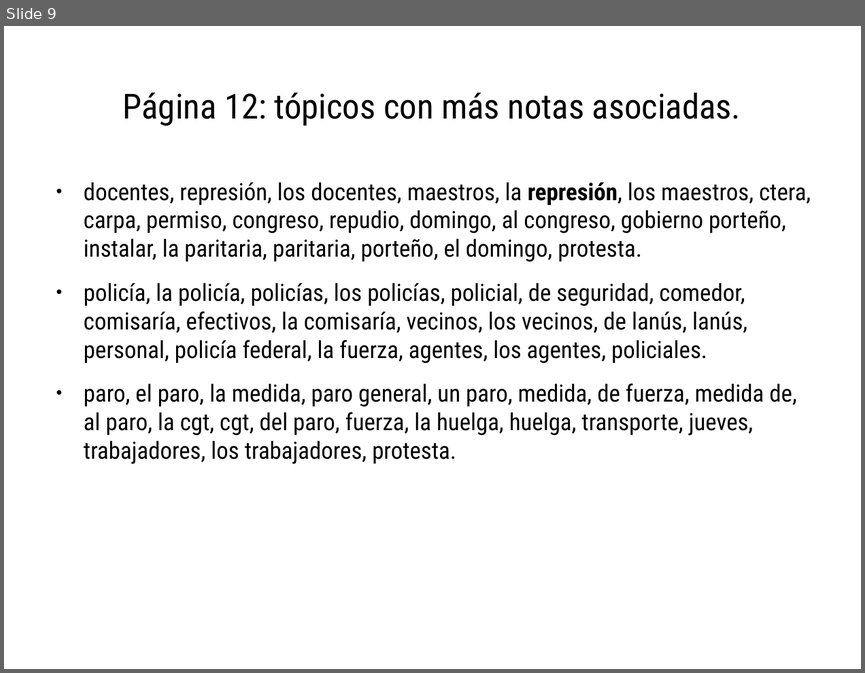
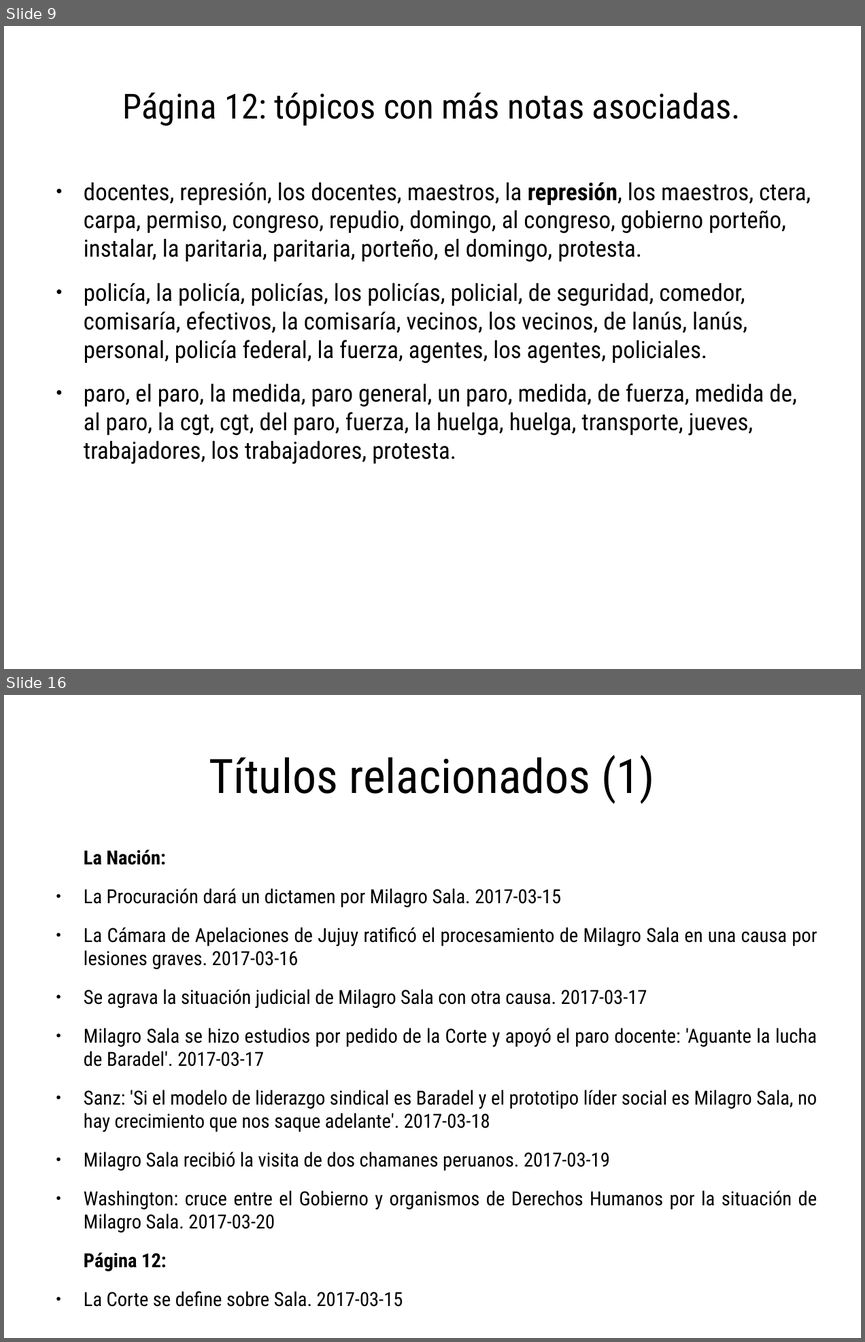
Before and after one commit to spinto88/Analisis_medios, a slide deck: Comparacion_agendas.odp. Shown one above the other, each under a label of ours: slide 9 before the commit, slides 9 and 16 after it; the slides between them are not shown. The pictures are 865x673 and 865x1342 pixels, drawn with LibreOffice and Linux fonts; fonts in the diff are those of the drawing. Boxes give left, top, right and bottom in pixels: in the first picture for what was removed or moved away, otherwise in the second. Text is boxed around its words. In the diff, an @@ line names an element or a change of style, - is before the commit and + after.

```diff
--- a/Comparacion_agendas.odp
+++ b/Comparacion_agendas.odp
@@ slide 16 added at (4,695,861,1338), background #FFFFFF @@
@@ title added at (209,755,654,804), 44 pt, text #000000 @@
+Títulos relacionados (1)
@@ text added at (84,849,817,1306), 18 pt, text #000000 @@
+La Nación:
+● La Procuración dará un dictamen por Milagro Sala. 2017-03-15
+● La Cámara de Apelaciones de Jujuy ratificó el procesamiento de Milagro Sala en una causa por lesiones graves. 2017-03-16
+● Se agrava la situación judicial de Milagro Sala con otra causa. 2017-03-17
+● Milagro Sala se hizo estudios por pedido de la Corte y apoyó el paro docente: 'Aguante la lucha de Baradel'. 2017-03-17
+● Sanz: 'Si el modelo de liderazgo sindical es Baradel y el prototipo líder social es Milagro Sala, no hay crecimiento que nos saque adelante'. 2017-03-18
+● Milagro Sala recibió la visita de dos chamanes peruanos. 2017-03-19
+● Washington: cruce entre el Gobierno y organismos de Derechos Humanos por la situación de Milagro Sala. 2017-03-20
+Página 12:
+● La Corte se define sobre Sala. 2017-03-15
```
Also in this commit, not shown: 1 slide changed, 15 other slides added, 9 other files.
